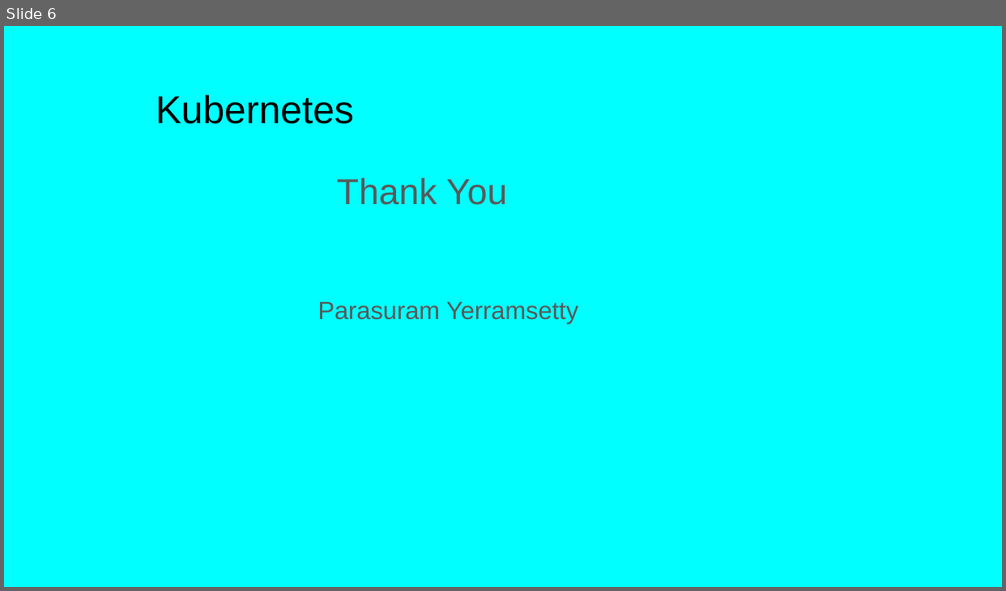
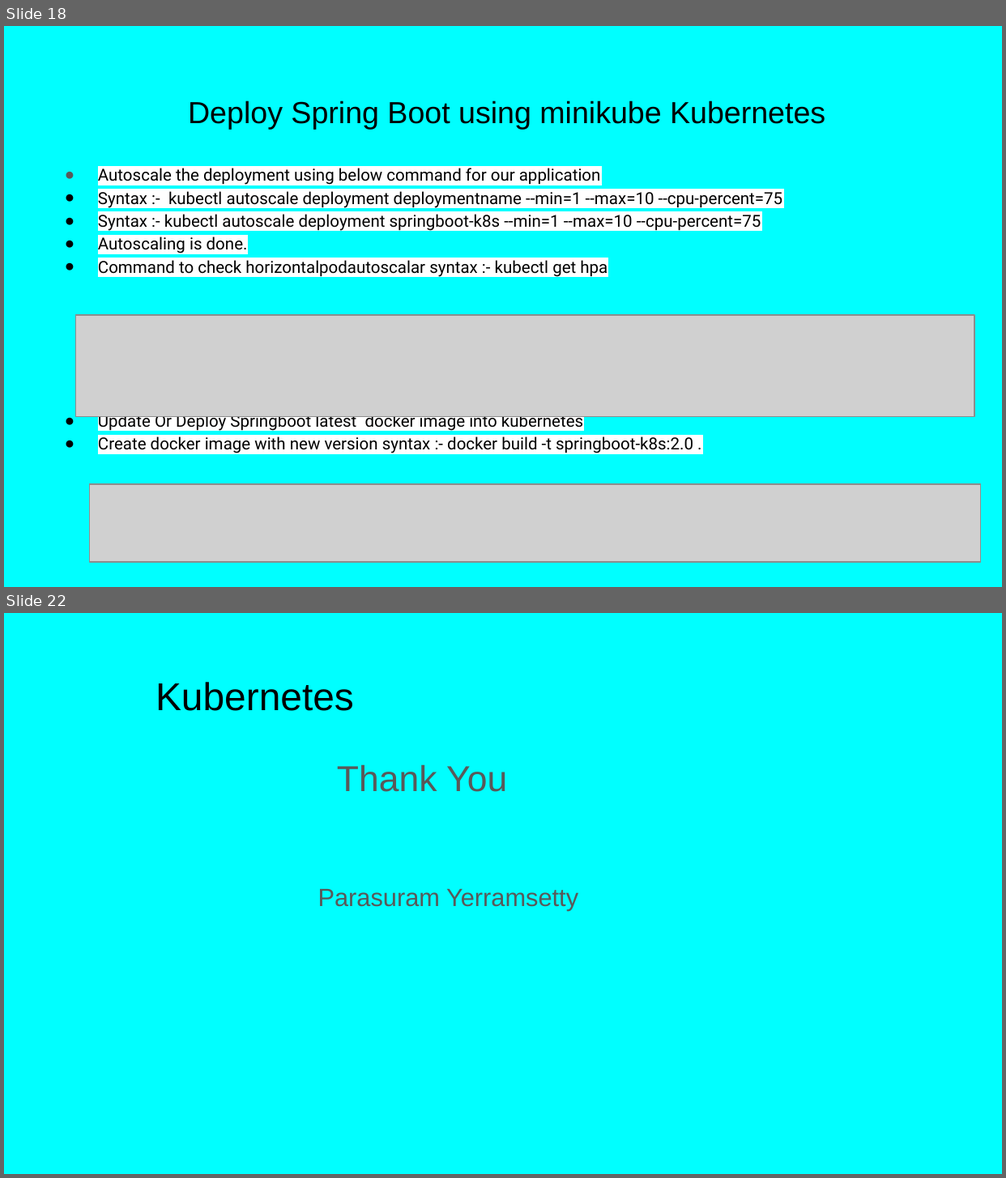
Before and after one commit to Balaji504/DevOpsProject, a slide deck: docs/Kubernetes.pptx. Shown one above the other, each under a label of ours: slide 6 before the commit, slides 18 and 22 after it; the slides between them are not shown. The pictures are 1006x591 and 1006x1178 pixels, drawn with LibreOffice and Linux fonts; fonts in the diff are those of the drawing; grey boxes stand for pictures. Boxes give left, top, right and bottom in pixels: in the first picture for what was removed or moved away, otherwise in the second. Text is boxed around its words. In the diff, an @@ line names an element or a change of style, - is before the commit and + after.

Commit message:
Deploy springboot using kubernetes
Deploy springboot using kubernetes

```diff
--- a/docs/Kubernetes.pptx
+++ b/docs/Kubernetes.pptx
@@ slide 18 added at <box>4,26,1002,587</box>, background #00FFFF @@
@@ title added at <box>188,101,825,129</box>, 22 pt, text #000000 @@
+Deploy Spring Boot using minikube Kubernetes
@@ text added at <box>98,165,783,454</box>, 12 pt, text #000000 @@
+● Autoscale the deployment using below command for our application
+● Syntax :- kubectl autoscale deployment deploymentname --min=1 --max=10 --cpu-percent=75
+● Syntax :- kubectl autoscale deployment springboot-k8s --min=1 --max=10 --cpu-percent=75
+● Autoscaling is done.
+● Command to check horizontalpodautoscalar syntax :- kubectl get hpa
+● Update Or Deploy Springboot latest docker image into kubernetes
+● Create docker image with new version syntax :- docker build -t springboot-k8s:2.0 .
@@ picture added at <box>76,315,975,417</box> @@
@@ picture added at <box>90,484,981,562</box> @@
@@ what was slide 6 is now slide 22 @@
```
Also in this commit, not shown: 4 slides changed, 15 other slides added, 2 other files.
